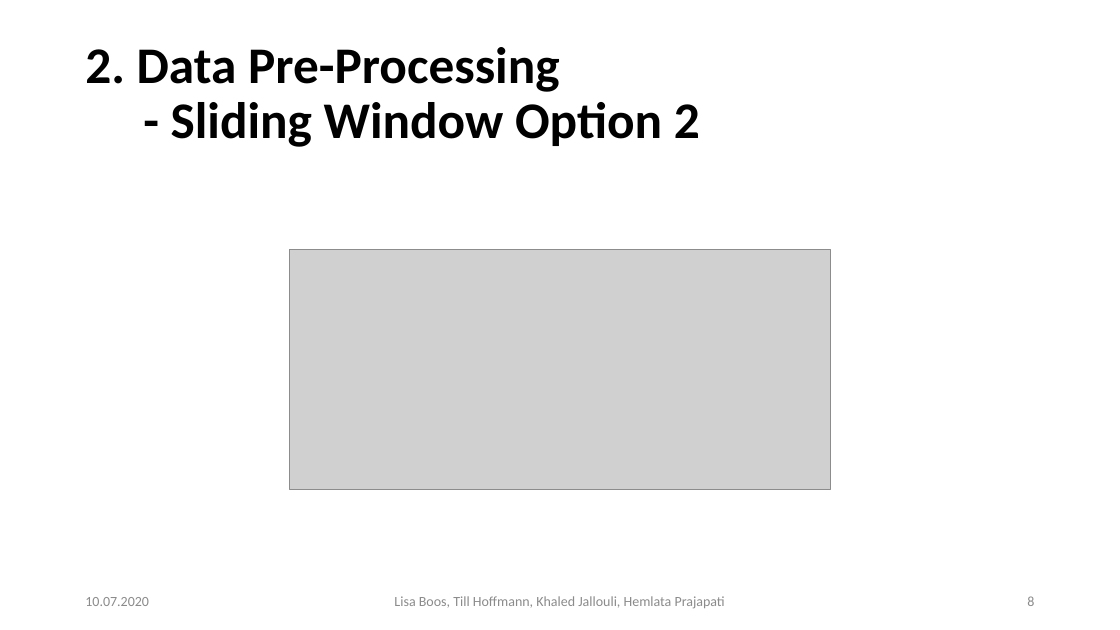
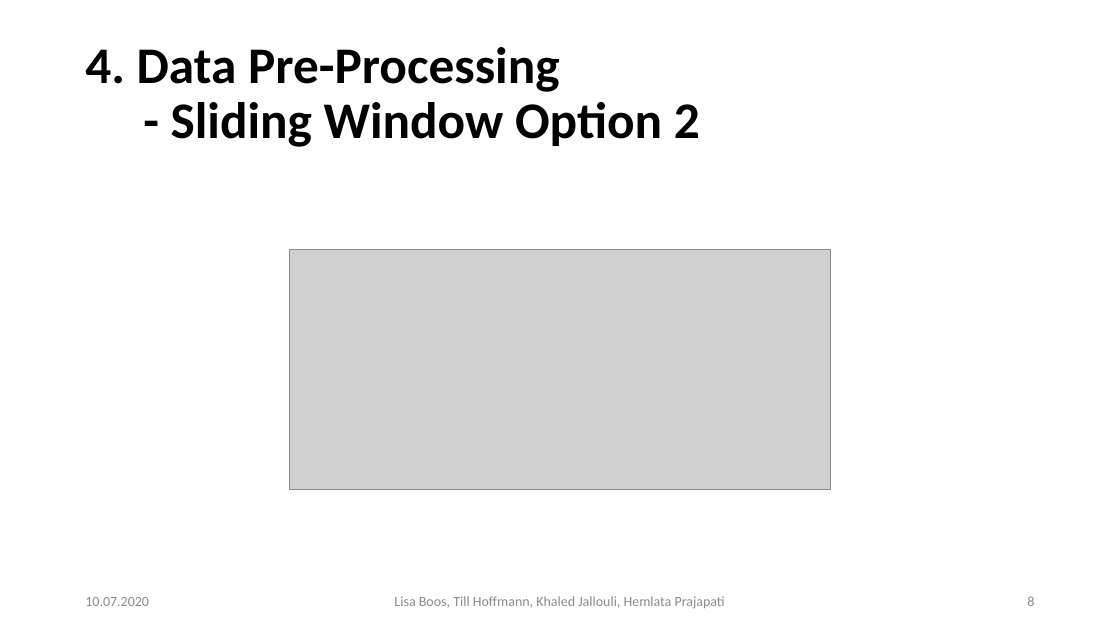
Before and after one commit to Khaledjallouli/project, a slide deck: slide 8 of Daily/sprint9/Final_Presentation_Phase_I.pptx. Drawn at 1120x630 pixels with LibreOffice and Linux fonts; fonts in the diff are those of the drawing; grey boxes stand for pictures; background and template pictures are left out. Boxes give left, top, right and bottom in pixels: in the first picture for what was removed or moved away, otherwise in the second. Text is boxed around its words. In the diff, an @@ line names an element or a change of style, - is before the commit and + after.

```diff
--- a/Daily/sprint9/Final_Presentation_Phase_I.pptx
+++ b/Daily/sprint9/Final_Presentation_Phase_I.pptx
@@ title at (x1=85, y1=47, x2=700, y2=147): text changed @@
-2. Data Pre-Processing
-- Sliding Window Option 2
+4. Data Pre-Processing
+- Sliding Window Option 2
```
Also in this commit, not shown: 27 other slides changed.
